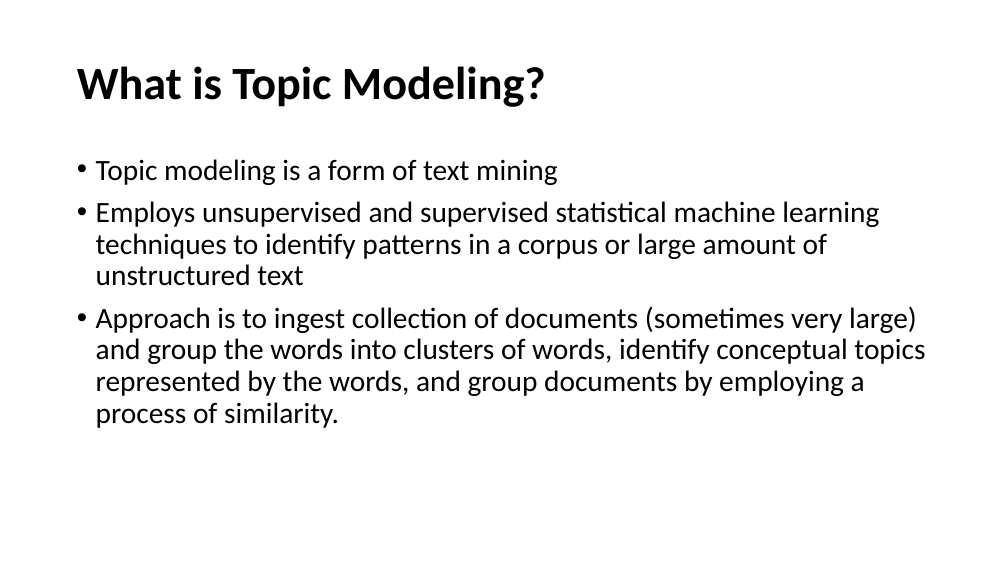
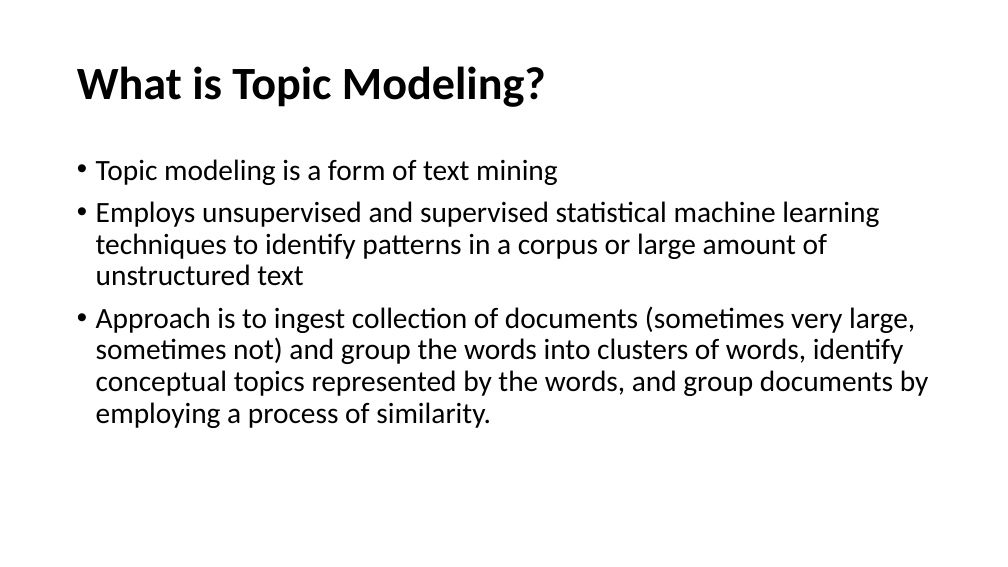
Before and after one commit to ANLY580/lectures, a slide deck: slide 2 of 8-topic-models/ANLY580_Fall2019_TopicModels.pptx. Drawn at 1008x567 pixels with LibreOffice and Linux fonts; fonts in the diff are those of the drawing. Boxes give left, top, right and bottom in pixels: in the first picture for what was removed or moved away, otherwise in the second. Text is boxed around its words. In the diff, an @@ line names an element or a change of style, - is before the commit and + after.

Commit message:
update slides topic modeling

```diff
--- a/8-topic-models/ANLY580_Fall2019_TopicModels.pptx
+++ b/8-topic-models/ANLY580_Fall2019_TopicModels.pptx
@@ text at <box>96,306,929,428</box>: text changed @@
-• Approach is to ingest collection of documents (sometimes very large) and group the words into clusters of words, identify conceptual topics represented by the words, and group documents by employing a process of similarity.
+• Approach is to ingest collection of documents (sometimes very large, sometimes not) and group the words into clusters of words, identify conceptual topics represented by the words, and group documents by employing a process of similarity.
```
Also in this commit, not shown: 4 other slides changed, 8 slides added, 1 slide removed, 2 other files.
